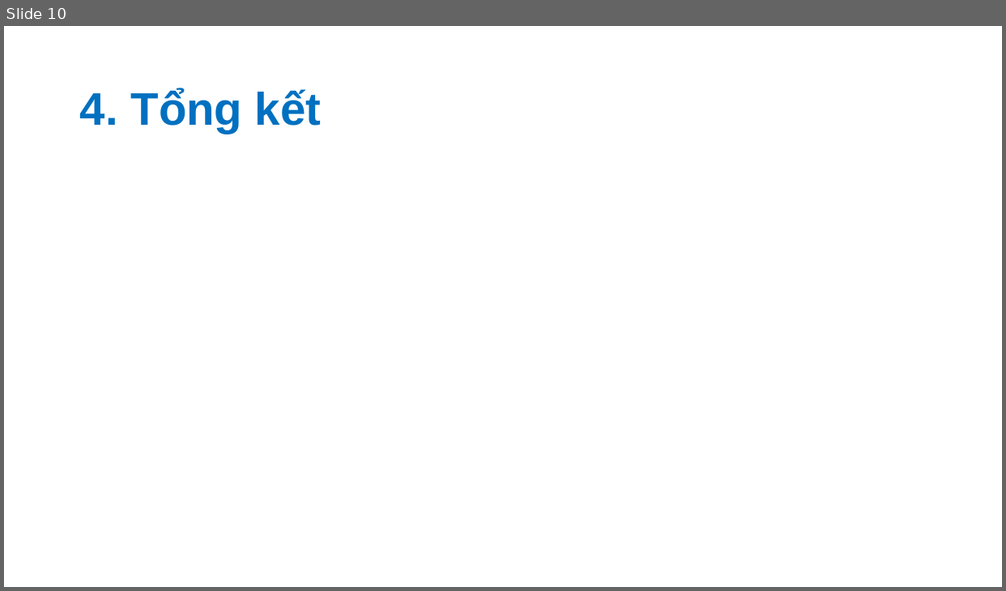
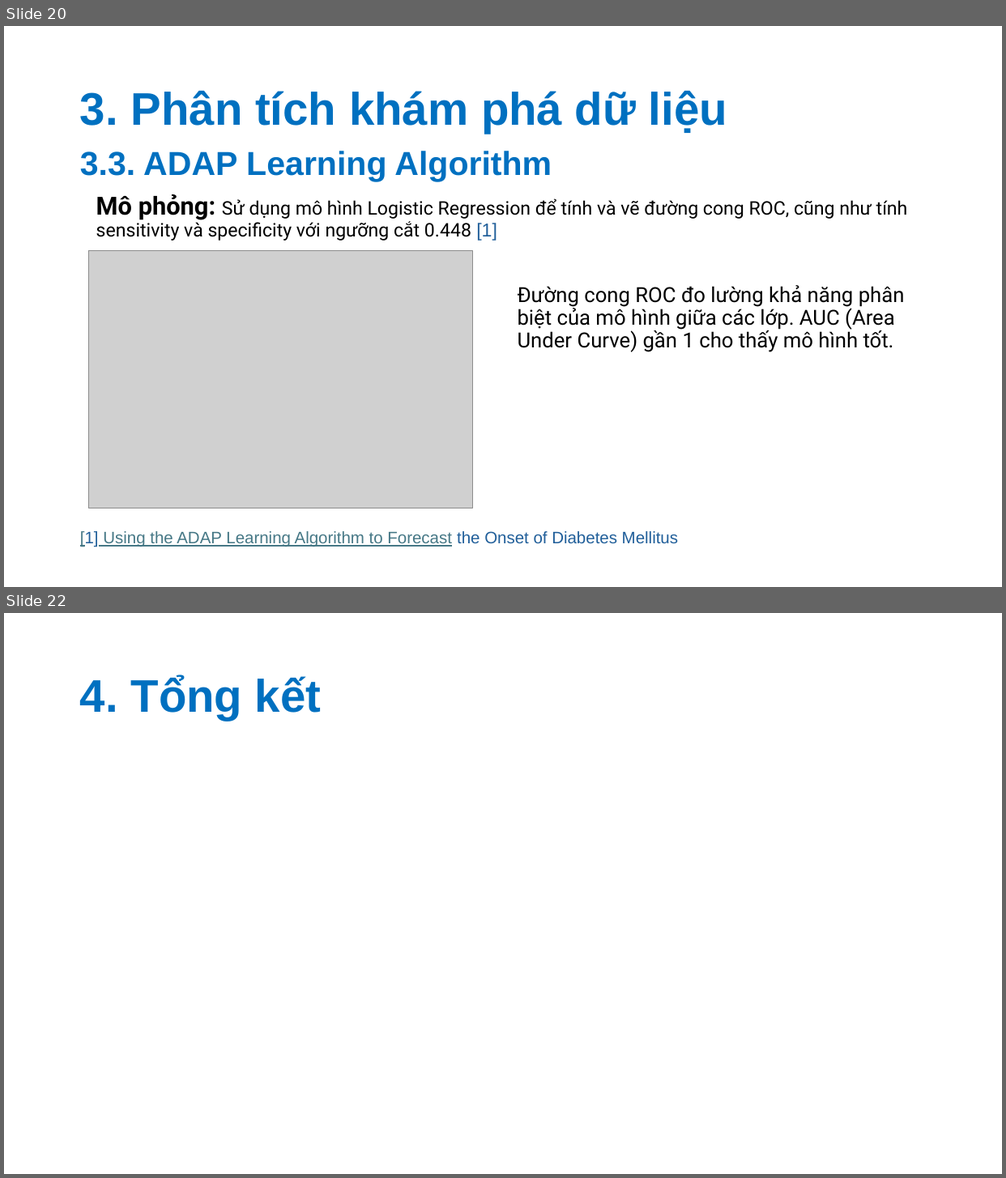
Before and after one commit to nvhao100604/PTDL_2025, a slide deck: BT3/slide/Phân tích khám phá về bệnh đái tháo đường.pptx. Shown one above the other, each under a label of ours: slide 10 before the commit, slides 20 and 22 after it; the slides between them are not shown. The pictures are 1006x591 and 1006x1178 pixels, drawn with LibreOffice and Linux fonts; fonts in the diff are those of the drawing; grey boxes stand for pictures. Boxes give left, top, right and bottom in pixels: in the first picture for what was removed or moved away, otherwise in the second. Text is boxed around its words. In the diff, an @@ line names an element or a change of style, - is before the commit and + after.

```diff
--- a/BT3/slide/Phân tích khám phá về bệnh đái tháo đường.pptx
+++ b/BT3/slide/Phân tích khám phá về bệnh đái tháo đường.pptx
@@ slide 20 added at (x1=4, y1=26, x2=1002, y2=587), background #FFFFFF @@
@@ title added at (x1=80, y1=91, x2=727, y2=133), 44 pt, text #0070C0, bold @@
+3. Phân tích khám phá dữ liệu
@@ text added at (x1=80, y1=151, x2=552, y2=182), 32 pt, text #0070C0, bold @@
+3.3. ADAP Learning Algorithm
@@ text added at (x1=96, y1=194, x2=908, y2=241), 18 pt, text #000000 @@
+Mô phỏng: Sử dụng mô hình Logistic Regression để tính và vẽ đường cong ROC, cũng như tính sensitivity và specificity với ngưỡng cắt 0.448 [1]
@@ picture added at (x1=88, y1=251, x2=473, y2=509) @@
@@ text added at (x1=518, y1=285, x2=905, y2=352), 20 pt, text #000000 @@
+Đường cong ROC đo lường khả năng phân biệt của mô hình giữa các lớp. AUC (Area Under Curve) gần 1 cho thấy mô hình tốt.
@@ text added at (x1=80, y1=531, x2=678, y2=548), 16 pt, text #467886, underline @@
+[1] Using the ADAP Learning Algorithm to Forecast the Onset of Diabetes Mellitus
@@ what was slide 10 is now slide 22 @@
```
Also in this commit, not shown: 4 slides changed, 12 other slides added, 1 slide removed.
